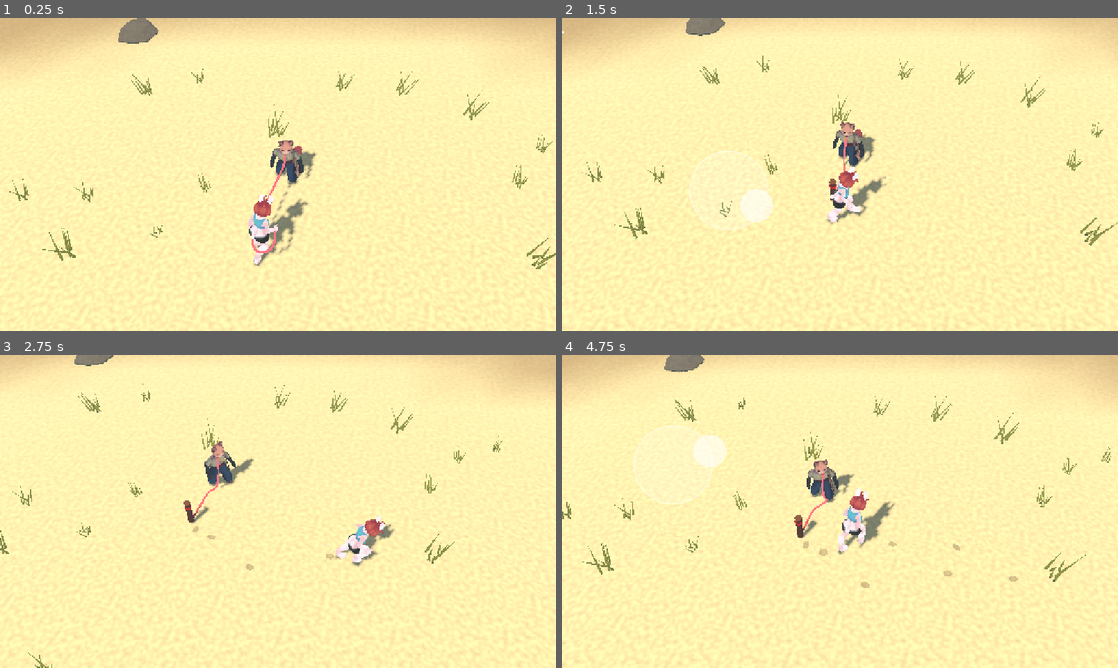
Above: before the commit, frames 1-4 (two rows, left to right).
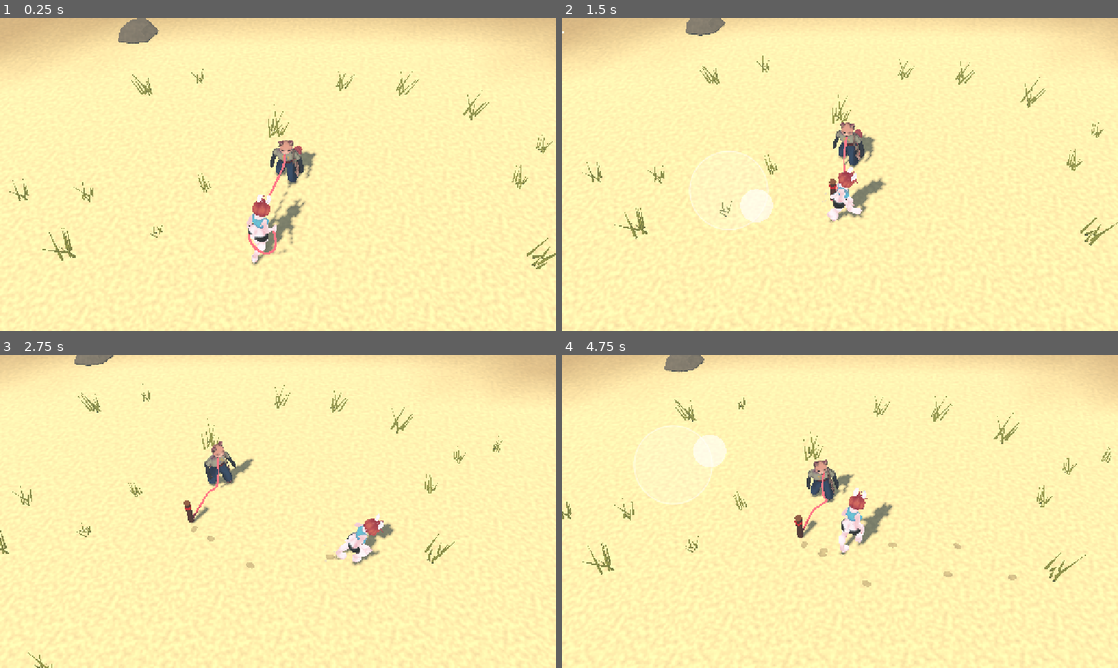
Above: after the commit, the same moments.

Repository: MrKrob00/Animal-Walk
Game: Godot game, scene res://scenes/main.tscn
Two runs of this game, one before a commit and one after it. Both use one fixed random seed, a clock stepped at 60 frames per second and the inputs below.
Inputs (mouse positions are in pixels of both pictures, inside the frame that each line leads up to):
- Up to frame 1 (0.25 s): no input
- Up to frame 2 (1.5 s): move the mouse to (962, 158) at 0.52 s; hold D (move_right) 0.53-1.25 s; hold Space (act) 0.53-1.25 s; click (962, 158) at 0.67 s; tap Shift (run) at 0.8 s; drag from (728, 190) to (812, 237) at 1.27 s
- Up to frame 3 (2.75 s): move the mouse to (333, 442) at 2.02 s; hold D (move_right) from 2.03 s (still down); hold Space (act) from 2.03 s (still down); tap Shift (run) at 2.3 s
- Up to frame 4 (4.75 s): release D (move_right) at 2.75 s; release Space (act) at 2.75 s; drag from (812, 574) to (673, 464) at 2.77 s; move the mouse to (1006, 558) at 3.52 s; hold A (move_left) 3.53-4.25 s; hold Shift (run) 3.53-4.25 s; tap E at 3.6 s; drag from (673, 464) to (756, 433) at 4.27 s

The runs differ from the first frame. In frame 1, 0.5% of the frame differs, in the area x 44-56%, y 56-80%; in frame 2, 0.2%; in frame 3, 0.3%; in frame 4, 0.4%.

Commit message:
Bunny walks like a woman (hip sway, narrow steps); the leash goes round her body
Co-Authored-By: Claude Opus 5.5 <noreply@anthropic.com>
Claude-Session: https://claude.ai/code/session_01Lbjh88uP794iDp2E8yqCqj

Diff:
--- a/scripts/actor.gd
+++ b/scripts/actor.gd
@@ -12,6 +12,8 @@
 	"path": "res://assets/free_download_-_chobby_bun.glb", "height": 1.6,
 	"walk": 1.5, "run": 3.4, "stride": 1.45, "run_stride": 2.5, "radius": 0.3,
 	# Her top and shorts take the skin's bone weights, so no gap opens when the chest moves.
+	# The leash lies over these instead of passing through: [from bone, to bone, radius m, reach past "to" m].
+	"capsules": [["DEF-spine", "DEF-spine.003", 0.14, 0.05], ["DEF-thigh.L", "DEF-thigh.R", 0.07, 0.0]],
 	"cloth": {"body": "Object_11", "items": ["Object_670", "Object_672"],
 		"skip": ["DEF-upper_arm", "DEF-forearm", "DEF-hand", "DEF-f_", "DEF-thumb", "DEF-palm"]},
 	"bones": {
@@ -26,7 +28,7 @@
 		"tail": ["DEF-spine.004"],
 		"soft": [["DEF-breast01.L", "DEF-breast04.L"], ["DEF-breast01.R", "DEF-breast04.R"]],
 		"arms_down": true,
-		"clip_arms": true, "torso_swing": 0.5,   # arms aimed like the clip's from arms-down (her V-sign rest wrings copied arms); half the clips' torso swing
+		"clip_arms": true, "torso_swing": 0.5, "feminine": 1.0,   # arms aimed like the clip's from arms-down (her V-sign rest wrings copied arms); half the clips' torso swing
 		"tires": true,
 		# Real clips (tools: ClipSource / Retarget): source bone -> our bone.
 		"clips": {
--- a/scripts/gait.gd
+++ b/scripts/gait.gd
@@ -119,6 +119,12 @@
 		var hip_h: float = (skel.global_transform * skel.get_bone_global_rest(pel).origin).y - body.global_position.y
 		rt.setup(skel, cmap, body, hip_h, map.get("torso_swing", 1.0))
 	_clip_arms = map.get("clip_arms", false) and rt != null
+	_feminine = float(map.get("feminine", 0.0)) if rt != null else 0.0
+	var tl := _one("thigh_l")
+	var tr := _one("thigh_r")
+	if tl >= 0 and tr >= 0:
+		var d: Vector3 = body.global_basis.inverse() * (skel.global_transform.basis * (skel.get_bone_global_rest(tl).origin - skel.get_bone_global_rest(tr).origin))
+		_left_char = Vector3(d.x, 0.0, d.z).normalized()
 	if map.get("arms_down", false) and (rt == null or _clip_arms):
 		for s in [["l", 1.0], ["r", -1.0]]:
 			_arm_down(s[0], _side_sk * s[1])
@@ -205,6 +211,8 @@
 		var res := rt.apply(delta, speed * (1.0 + 0.2 * fatigue * r0))
 		_offset = res[0]
 		clip_landed = res[1]
+		if _feminine > 0.0:
+			_feminine_walk()
 		if _clip_arms:
 			_aim_arms_like_clip()
 		phase = rt.phase * TAU
@@ -656,6 +664,74 @@
 		skeleton.set_bone_pose_rotation(seg, skeleton.get_bone_pose_rotation(seg) * turn)
 
 
+## A woman's walk on top of the clips (the clips are a man's; the player found her walk odd):
+## the hips sway (the pelvis moves over the standing leg, its free side drops and swings
+## forward with the stepping leg), the steps narrow toward one line, the chest is carried up
+## and steady. The legs are turned at the hips so each foot stays where the clip put it (less
+## the sway): planted feet do not slide. Less of it in a run. FEM_* set how much.
+const FEM_SHIFT := 0.028   ## hips over the standing leg, metres (walking)
+const FEM_ROLL := 0.10     ## free side of the pelvis drops, radians
+const FEM_YAW := 0.12      ## pelvis turns with the stepping leg, radians
+const FEM_NARROW := 0.035  ## each foot nearer the middle line, metres
+const FEM_CHEST := 0.07    ## chest carried up, radians
+
+var _feminine := 0.0
+var _left_char := Vector3.RIGHT   ## the body's left, character space
+
+
+func _feminine_walk() -> void:
+	var pel := _one("pelvis")
+	var spine := _ids("spine")
+	var legs := [[_one("thigh_l"), _one("foot_l"), 1.0], [_one("thigh_r"), _one("foot_r"), -1.0]]
+	if pel < 0 or spine.is_empty() or legs[0][0] < 0 or legs[1][0] < 0:
+		return
+	var move := smoothstep(0.05, walk_speed * 0.5, speed)
+	var r := clampf((speed - walk_speed) / maxf(run_speed - walk_speed, 0.01), 0.0, 1.0)
+	var k := _feminine * move * (1.0 - 0.6 * r)
+	if k <= 0.001:
+		return
+	var ph := rt.phase * TAU          # 0 = the left foot lands; the left leg stands until 0.5
+	var stand := sin(ph)               # +1 mid-stance on the left, -1 on the right
+	# Character space -> skeleton space (directions; metres -> skeleton units).
+	var to_sk := skeleton.global_transform.basis.inverse() * _body.global_basis
+	var left_sk: Vector3 = (to_sk * _left_char)
+	var feet := []
+	for leg in legs:
+		feet.append(skeleton.get_bone_global_pose(leg[1]).origin)
+	# The pelvis: its free side drops and swings forward; the chest stays level and steady.
+	var spin := Quaternion(_fwd_sk, FEM_ROLL * k * stand) * Quaternion(_up_sk, FEM_YAW * k * stand)
+	var first: int = spine[0]
+	var keep := skeleton.get_bone_global_pose(first).basis.orthonormalized().get_rotation_quaternion()
+	var g_pel := skeleton.get_bone_global_pose(pel).basis.orthonormalized().get_rotation_quaternion()
+	_set_global_rot(pel, spin * g_pel)
+	_set_global_rot(first, Quaternion(_up_sk, FEM_YAW * k * stand * 0.35) * keep)   # a little of the turn goes up the spine
+	# The hips over the standing leg.
+	var shift := _left_char * (FEM_SHIFT * k * stand)
+	_offset += shift
+	var shift_sk: Vector3 = to_sk * shift
+	# Each foot back where the clip put it (less the sway), a little nearer the middle line.
+	for i in 2:
+		var thigh: int = legs[i][0]
+		var hip := skeleton.get_bone_global_pose(thigh).origin
+		var now := skeleton.get_bone_global_pose(legs[i][1]).origin
+		var want: Vector3 = feet[i] - shift_sk - left_sk * (legs[i][2] * FEM_NARROW * k)
+		var q := _arc((now - hip).normalized(), (want - hip).normalized())
+		var g := skeleton.get_bone_global_pose(thigh).basis.orthonormalized().get_rotation_quaternion()
+		_set_global_rot(thigh, q * g)
+	# The chest carried up, the head level.
+	_pose(spine[spine.size() - 1], -FEM_CHEST * _feminine, 0.0, 0.0)
+	_pose(_one("head"), FEM_CHEST * 0.6 * _feminine, 0.0, 0.0)
+
+
+## Sets a bone's rotation in skeleton space (its children follow).
+func _set_global_rot(b: int, q: Quaternion) -> void:
+	var par := skeleton.get_bone_parent(b)
+	var pr := Quaternion.IDENTITY
+	if par >= 0:
+		pr = skeleton.get_bone_global_pose(par).basis.orthonormalized().get_rotation_quaternion()
+	skeleton.set_bone_pose_rotation(b, (pr.inverse() * q).normalized())
+
+
 ## Arms for a model whose rest is far from the clip's (Chobby's V-sign): instead of copying the
 ## clip's arm rotations (which carry the clip's twist and wring the wrists), start from a
 ## natural arms-down pose and swing the upper arm and the forearm by the shortest turn to point
--- a/scripts/main.gd
+++ b/scripts/main.gd
@@ -163,7 +163,7 @@
 		tofu.steer(Vector3.ZERO, delta)
 		tofu.place(LeashRules.clamp_to(tofu.position, rules.stake_pos, LEASH_GROUND), delta)
 		tofu.face_target = bunny.position
-	leash.colliders = tofu.capsules()
+	leash.colliders = tofu.capsules() + bunny.capsules()
 	# The collar's ring slides round toward the leash, so the rope leaves the neck on its side.
 	tofu.aim_collar(leash.pts[6] if leash.pts.size() > 6 else bunny.position, delta)
 	stake.set_hint(rules.can_pick(bunny.position), _time)
--- /dev/null
+++ b/tests/test_feminine.gd
@@ -0,0 +1,52 @@
+extends SceneTree
+## The bunny walks like a woman: her steps are narrower than the clip's, the pelvis drops on
+## the free side and moves over the standing leg (and her planted feet still hold: test_gait).
+
+func _initialize() -> void:
+	_run()
+
+
+func _run() -> void:
+	var plain := await _walk(0.0)
+	var hers := await _walk(1.0)
+	Check.ok(plain.width - hers.width > 0.03, "her feet land nearer one line (%.0f cm apart, the clip %.0f)" % [hers.width * 100, plain.width * 100])
+	Check.ok(hers.drop < -0.01, "standing on one leg, the free side of her pelvis drops (%.1f cm)" % (hers.drop * 100))
+	Check.ok(hers.over - plain.over > 0.02, "her hips move over the standing leg (%.1f cm more than the clip)" % ((hers.over - plain.over) * 100))
+	Check.finish(self)
+
+
+## Walks at 1.3 m/s; returns {width: feet apart sideways, drop: free hip below the standing
+## one at mid-stance, over: hips toward the standing leg at mid-stance} (metres, averaged).
+func _walk(fem: float) -> Dictionary:
+	var a := Actor.new()
+	var d: Dictionary = Actor.BUNNY.duplicate(true)
+	d.bones.feminine = fem
+	a.setup(d)
+	root.add_child(a)
+	await process_frame
+	a.set_process(false)
+	var sk := a.skeleton
+	var at := func(n: String) -> Vector3: return sk.global_transform * sk.get_bone_global_pose(Gait.find_bone(sk, n)).origin
+	var left := a.body.global_basis * a.gait._left_char
+	var width := 0.0
+	var drop := 0.0
+	var over := 0.0
+	var n := 0
+	var m := 0
+	for i in 240:
+		a.position += a.global_basis.z * 1.3 / 60.0
+		a.animate(1.0 / 60.0, 1.3)
+		if i < 120:
+			continue
+		width += absf((at.call("DEF-foot.L") - at.call("DEF-foot.R")).dot(left))
+		n += 1
+		var stand := sin(a.gait.rt.phase * TAU)   # +1: standing on the left leg
+		if absf(stand) > 0.8:
+			var hl: Vector3 = at.call("DEF-thigh.L")
+			var hr: Vector3 = at.call("DEF-thigh.R")
+			var free_minus_standing := (hr.y - hl.y) * signf(stand)
+			drop += free_minus_standing
+			over += ((hl + hr) * 0.5 - a.global_position).dot(left) * signf(stand)
+			m += 1
+	a.queue_free()
+	return {"width": width / n, "drop": drop / maxf(m, 1), "over": over / maxf(m, 1)}
--- /dev/null
+++ b/tests/test_leash_body.gd
@@ -0,0 +1,52 @@
+extends SceneTree
+## The leash lies over both walkers, not through them: the bunny has capsules round her torso
+## and hips like TOFU's, and her leash hand stays outside them (or the rope would be pushed off
+## her hand). A rope drawn straight through her ends up outside.
+
+func _initialize() -> void:
+	_run()
+
+
+func _run() -> void:
+	var b := Actor.new()
+	b.setup(Actor.BUNNY)
+	root.add_child(b)
+	await process_frame
+	b.set_process(false)
+	var caps := b.capsules()
+	Check.ok(caps.size() == 2, "the bunny has two capsules for the leash")
+	var hand := Gait.find_bone(b.skeleton, Actor.BUNNY.hand)
+	var hand_in := false
+	for i in 120:
+		b.position += b.global_basis.z * 1.3 / 60.0
+		b.animate(1.0 / 60.0, 1.3)
+		var h: Vector3 = b.skeleton.global_transform * b.skeleton.get_bone_global_pose(hand).origin
+		for c in b.capsules():
+			hand_in = hand_in or Leash.push_out(h, c[0], c[1], c[2]) != h
+	Check.ok(not hand_in, "walking, her leash hand stays outside them")
+	# A rope from one side of her to the other, through her waist.
+	var mid: Vector3 = b.skeleton.global_transform * b.skeleton.get_bone_global_pose(Gait.find_bone(b.skeleton, "DEF-spine.001")).origin
+	var side := b.body.global_basis.x
+	var ma := Marker3D.new()
+	var mb := Marker3D.new()
+	root.add_child(ma)
+	root.add_child(mb)
+	ma.global_position = mid - side * 0.8 + b.body.global_basis.z * 0.05
+	mb.global_position = mid + side * 0.8 + b.body.global_basis.z * 0.05
+	var rope := Leash.new()
+	rope.a = ma
+	rope.b = mb
+	rope.length = 1.7
+	rope.use_ground = false
+	root.add_child(rope)
+	await process_frame
+	rope.colliders = b.capsules()
+	for i in 120:
+		rope.simulate(1.0 / 60.0, ma.global_position, mb.global_position)
+	var inside := 0
+	for p in rope.pts:
+		for c in rope.colliders:
+			if Leash.push_out(p, c[0], c[1], c[2] - 0.005) != p:
+				inside += 1
+	Check.ok(inside == 0, "a leash drawn through her waist goes round her (%d points inside)" % inside)
+	Check.finish(self)
Not shown, changed: CLAUDE.md
